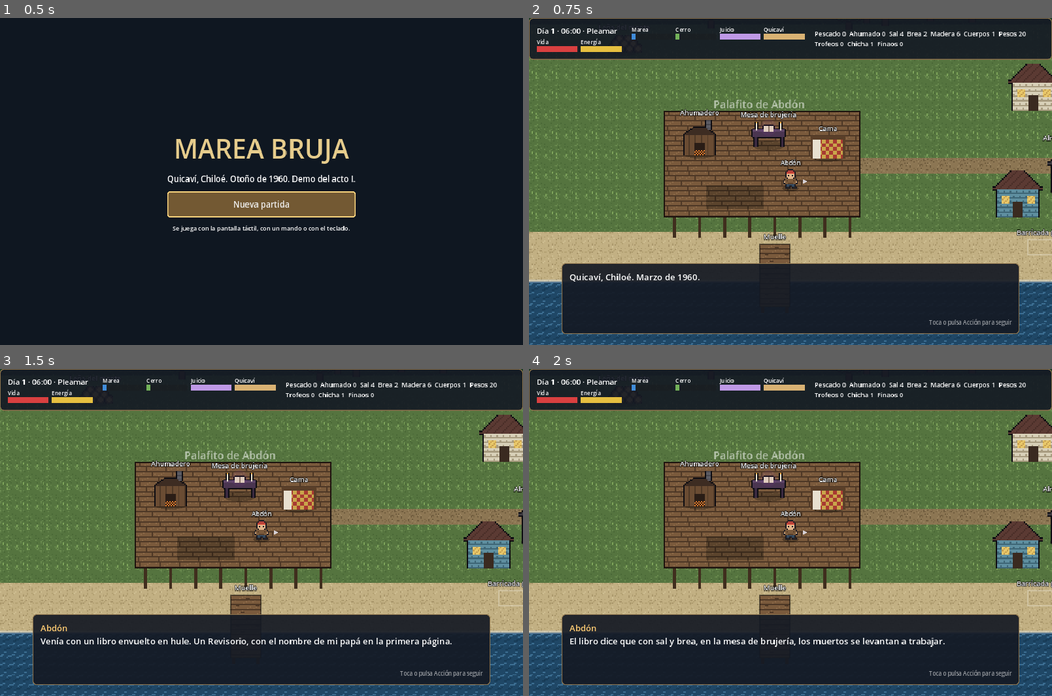
Above: before the commit, frames 1-4 (two rows, left to right).
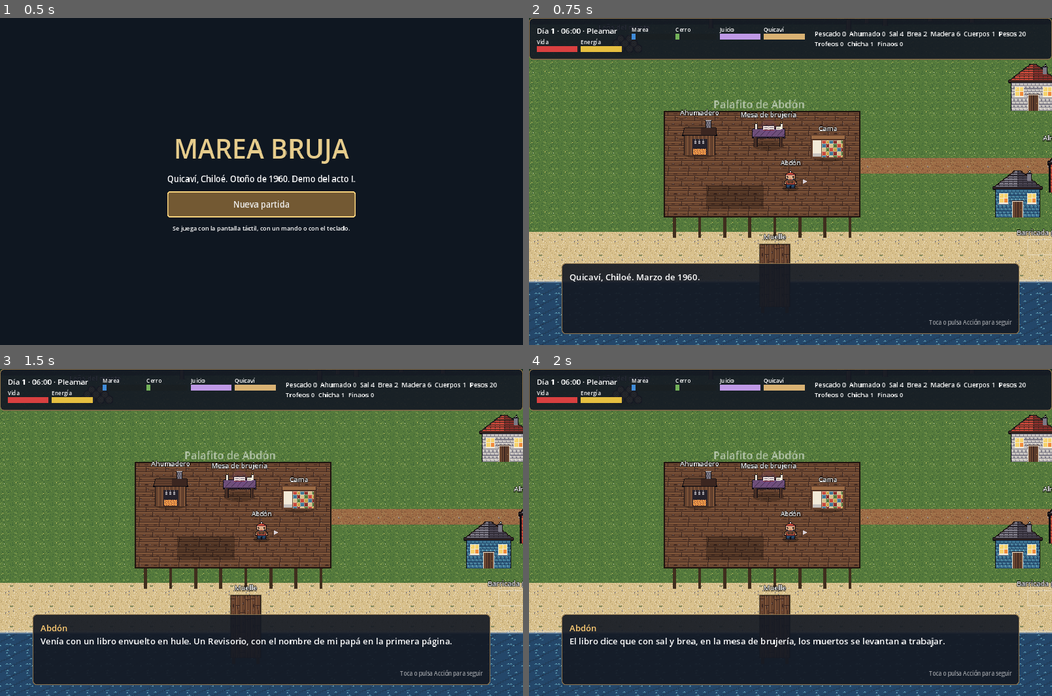
Above: after the commit, the same moments.

Repository: SergioGalaz/PWE2802
Game: Godot game, scene res://scenes/main.tscn
The game is run twice, just before and just after one commit, with the same random seed, the same clock (stepped at 60 frames per second) and the same inputs.
Inputs (mouse positions are in pixels of both pictures, inside the frame that each line leads up to):
- Up to frame 1 (0.5 s): no input
- Up to frame 2 (0.75 s): click "Nueva partida" at 0.5 s
- Up to frame 3 (1.5 s): tap Enter (ui_accept) at 1.25 s; move the mouse to (376, 516) at 1.27 s; hold D (move_right) from 1.28 s (still down); tap J (attack) at 1.35 s; click (376, 516) at 1.42 s
- Up to frame 4 (2 s): keep holding D (move_right); tap Enter (ui_accept) at 1.52 s

Frame 1 is identical in both runs. In frame 2, 16% of the frame differs, in the area x 0-100%, y 12-100%; in frame 3, 16%; in frame 4, 16%.

Commit message:
Pixel art a 32 píxeles con paleta chilota de 30 colores
Redibuja personajes, entes, edificios, árboles y suelos al doble de
resolución, todo dentro de una paleta fija. El dibujo pasa a tools/arte.py
y el juego dibuja los sprites a la mitad de escala para mantener el tamaño.

Co-Authored-By: Claude Opus 5.5 (1M context) <noreply@anthropic.com>
Claude-Session: https://claude.ai/code/session_01Tvb5zX922EnRAjRtAGk7xg

Diff:
--- a/scripts/units/unit.gd
+++ b/scripts/units/unit.gd
@@ -21,10 +21,10 @@
 var dead := false
 var world: Node
 var label: Label
-## Sprite pixel art (dos cuadros: quieto y paso). Si no hay, se dibuja un círculo.
+## Sprite pixel art de 32 píxeles (dos cuadros: quieto y paso). Si no hay, se dibuja un círculo.
 var sprite_name := ""
 var frames: Array[Texture2D] = []
-var sprite_scale := 4.0
+var sprite_scale := 2.0
 var face_left := false
 var walk_time := 0.0
 
@@ -55,7 +55,7 @@
 	label = Label.new()
 	label.text = display_name
 	label.size = Vector2(240, 30)
-	label.position = Vector2(-120, -radius - 44 if frames.is_empty() else radius - 16.0 * sprite_scale - 34.0)
+	label.position = Vector2(-120, -radius - 44 if frames.is_empty() else radius - frames[0].get_height() * sprite_scale - 34.0)
 	label.horizontal_alignment = HORIZONTAL_ALIGNMENT_CENTER
 	label.add_theme_font_size_override("font_size", 20)
 	label.add_theme_color_override("font_outline_color", Color.BLACK)
--- a/scripts/world/fishing_spot.gd
+++ b/scripts/world/fishing_spot.gd
@@ -42,7 +42,7 @@
 	# Tablas del muelle, con pilotes hacia el agua.
 	for x in [-38.0, 38.0]:
 		draw_rect(Rect2(x - 5, -100, 10, 220), Color(0.25, 0.18, 0.12))
-	draw_set_transform(Vector2(-48, -100), 0.0, Vector2(4, 4))
-	draw_texture_rect(Unit.texture("tablas_v"), Rect2(0, 0, 24, 50), true)
+	draw_set_transform(Vector2(-48, -100), 0.0, Vector2(2, 2))
+	draw_texture_rect(Unit.texture("tablas_v"), Rect2(0, 0, 48, 100), true)
 	draw_set_transform(Vector2.ZERO, 0.0, Vector2.ONE)
 	draw_rect(Rect2(-48, -100, 96, 200), Color(0, 0, 0, 0.5), false, 3.0)
--- a/scripts/world/interactable.gd
+++ b/scripts/world/interactable.gd
@@ -12,7 +12,7 @@
 var title_label: Label
 ## Sprite pixel art. Si no hay, se dibuja un rectángulo del color `fill`.
 var sprite_name := ""
-var sprite_scale := 4.0
+var sprite_scale := 2.0
 
 
 func _ready() -> void:
--- a/scripts/world/shop.gd
+++ b/scripts/world/shop.gd
@@ -6,7 +6,7 @@
 	prompt = "Comprar y vender"
 	size = Vector2(160, 150)
 	sprite_name = "almacen"
-	sprite_scale = 5.0
+	sprite_scale = 2.5
 	fill = Color(0.55, 0.3, 0.25)
 
 
--- a/scripts/world/world.gd
+++ b/scripts/world/world.gd
@@ -428,7 +428,7 @@
 		draw_circle(Vector2.ZERO, radius * (1.2 - life), Color(color, color.a * life / 0.35))
 
 
-const TILE_SCALE := 4.0
+const TILE_SCALE := 2.0
 const HOUSES := [
 	["casa_0", Vector2(1825, 975)], ["casa_1", Vector2(2675, 985)], ["casa_2", Vector2(2875, 1115)],
 	["casa_1", Vector2(1775, 1315)], ["casa_0", Vector2(2625, 1315)],
@@ -470,7 +470,7 @@
 	draw_rect(Rect2(780, 1212, 184, 76), Color(0, 0, 0, 0.25))
 	# Quicaví: casas de tejuelas y la iglesia de madera.
 	for h in HOUSES:
-		_sprite(h[0], h[1], 5.0)
+		_sprite(h[0], h[1], 2.5)
 	_sprite("iglesia", church_pos + Vector2(0, 110))
 	for i in trees.size():
 		_sprite("arbol_%d" % (i % 2), trees[i] + Vector2(0, 50))
Binary file changed: assets/sprites/abdon.png
Binary file changed: assets/sprites/abdon_paso.png
Binary file changed: assets/sprites/ahogado.png
Binary file changed: assets/sprites/ahogado_paso.png
Binary file changed: assets/sprites/ahumadero.png
Binary file changed: assets/sprites/almacen.png
Binary file changed: assets/sprites/arbol_0.png
Binary file changed: assets/sprites/arbol_1.png
Binary file changed: assets/sprites/arena.png
Binary file changed: assets/sprites/barricada.png
Binary file changed: assets/sprites/cama.png
Binary file changed: assets/sprites/camino.png
(and 23 more such lines)
